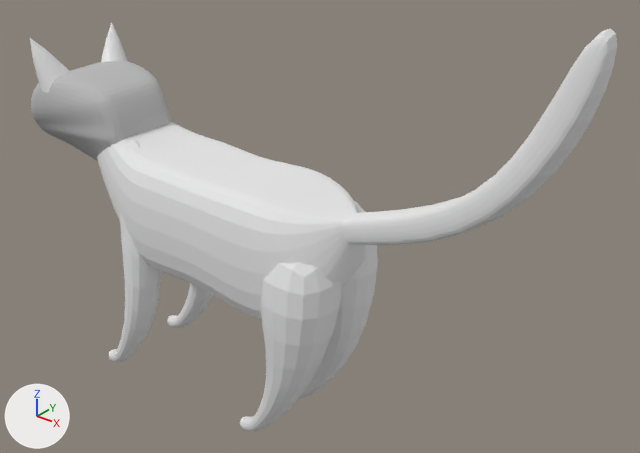
One commit to the Blender file Models/Cat/cat.blend: the scene before it, then after it.
Both versions are drawn from a camera (50 mm lens) standing at (6.51, -5.09, 4.38) and looking at (1.46, 1.23, 0.47). Every picture has the same lights, and +X, +Y and +Z are marked at lower left.

Objects in the first picture: 'Body', 'Head', 'LeftEar', 'LeftForeleg', 'LeftHindleg', 'RightEar', 'RightForeleg', 'RightHindleg', 'Tail'.
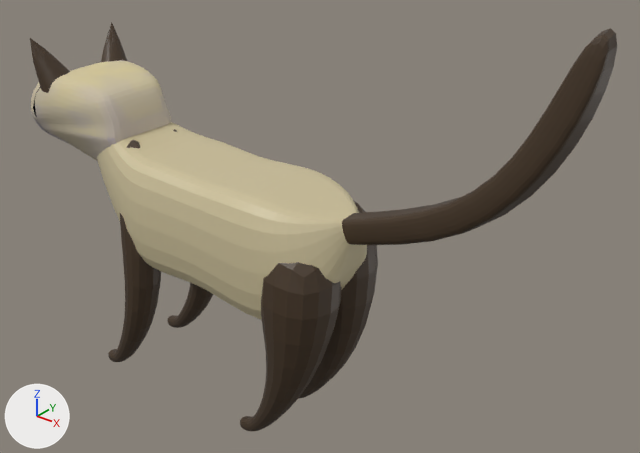
Pixel boxes [x1, y1, x2, y2] of what changed, in the pictures (640 x 453 px):
```json
{"object": "Body", "change": "recoloured", "before": [97, 122, 367, 320], "after": [97, 122, 367, 320], "on screen": "white to beige"}
{"object": "Tail", "change": "recoloured", "before": [342, 28, 617, 245], "after": [342, 28, 617, 245], "on screen": "white to brown"}
{"object": "LeftHindleg", "change": "recoloured", "before": [240, 262, 342, 431], "after": [240, 262, 342, 431], "on screen": "white to brown"}
{"object": "RightHindleg", "change": "recoloured", "before": [298, 200, 378, 399], "after": [298, 200, 378, 399]}
{"object": "LeftForeleg", "change": "recoloured", "before": [108, 140, 161, 362], "after": [108, 140, 161, 362], "on screen": "white to brown"}
{"object": "LeftEar", "change": "recoloured", "before": [30, 38, 70, 93], "after": [30, 38, 70, 93], "on screen": "white to brown"}
{"object": "RightForeleg", "change": "recoloured", "before": [167, 129, 213, 328], "after": [167, 129, 213, 328], "on screen": "white to brown"}
{"object": "RightEar", "change": "recoloured", "before": [101, 22, 127, 62], "after": [101, 22, 127, 62], "on screen": "white to brown"}
```

The change, as JSON lines over the scene's bpy script:
```json
{"op": "add", "block": "mat_ear", "code": ["mat_ear = principled_material('Ear')", "mat_ear.base_color = (0.615, 0.534, 0.329)  # beige #cec19b"]}
{"op": "add", "block": "mat_point_colours", "code": ["mat_point_colours = principled_material('Point Colours')", "mat_point_colours.base_color = (0.0578, 0.0334, 0.0152)  # brown #443321"]}
{"block": "me_cone_004", "where": "me_cone_004.from_pydata(...)  # 19 vertices, 18 faces; spans x -1.43..0.24, y -2.25..-0.84, z -2.89..-0.4"}
{"op": "add", "block": "me_cone_004", "code": "me_cone_004.materials.append(mat_point_colours)  # brown #443321"}
{"block": "me_cone_003", "where": "me_cone_003.from_pydata(...)  # 19 vertices, 18 faces; spans x -1.23..0.42, y -0.61..0.7, z -2.66..-0.28"}
{"op": "add", "block": "me_cone_003", "code": "me_cone_003.materials.append(mat_point_colours)  # brown #443321"}
{"block": "me_cube_006", "where": "me_cube_006.from_pydata(...)  # 40 vertices, 34 faces; spans x 1.85..4.23, y 0.62..1.04, z 0.31..2.66"}
{"op": "remove", "block": "me_cube_006", "code": "me_cube_006.materials.append(mat_material)  # white #e7e7e7"}
{"op": "add", "block": "me_cube_006", "code": "me_cube_006.materials.append(mat_point_colours)  # brown #443321"}
{"block": "me_cube_005", "where": "me_cube_005.from_pydata(...)  # 20 vertices, 18 faces; spans x 0.75..2.11, y 0.52..1.78, z -2.21..0.75"}
{"op": "remove", "block": "me_cube_005", "code": "me_cube_005.materials.append(mat_material)  # white #e7e7e7"}
{"op": "add", "block": "me_cube_005", "code": "me_cube_005.materials.append(mat_point_colours)  # brown #443321"}
{"block": "me_cube_004", "where": "me_cube_004.from_pydata(...)  # 20 vertices, 18 faces; spans x -1.29..-0.07, y 0.6..1.41, z -2.38..0.75"}
{"op": "remove", "block": "me_cube_004", "code": "me_cube_004.materials.append(mat_material)  # white #e7e7e7"}
{"op": "add", "block": "me_cube_004", "code": "me_cube_004.materials.append(mat_point_colours)  # brown #443321"}
{"block": "me_cube_003", "where": "me_cube_003.from_pydata(...)  # 20 vertices, 18 faces; spans x -1.28..-0.09, y 0.28..1.08, z -2.38..0.76"}
{"op": "remove", "block": "me_cube_003", "code": "me_cube_003.materials.append(mat_material)  # white #e7e7e7"}
{"op": "add", "block": "me_cube_003", "code": "me_cube_003.materials.append(mat_point_colours)  # brown #443321"}
{"block": "me_cube_002", "where": "me_cube_002.from_pydata(...)  # 20 vertices, 18 faces; spans x 0.73..2.18, y 0.07..1.33, z -2.36..0.38"}
{"op": "remove", "block": "me_cube_002", "code": "me_cube_002.materials.append(mat_material)  # white #e7e7e7"}
{"op": "add", "block": "me_cube_002", "code": "me_cube_002.materials.append(mat_point_colours)  # brown #443321"}
{"block": "me_cube", "where": "me_cube.from_pydata(...)  # 71 vertices, 64 faces; spans x -1.73..2.04, y 0.13..1.54, z -0.72..1.06"}
{"op": "remove", "block": "me_cube", "code": "me_cube.materials.append(mat_material)  # white #e7e7e7"}
{"op": "add", "block": "me_cube", "code": "me_cube.materials.append(mat_ear)  # beige #cec19b"}
```
